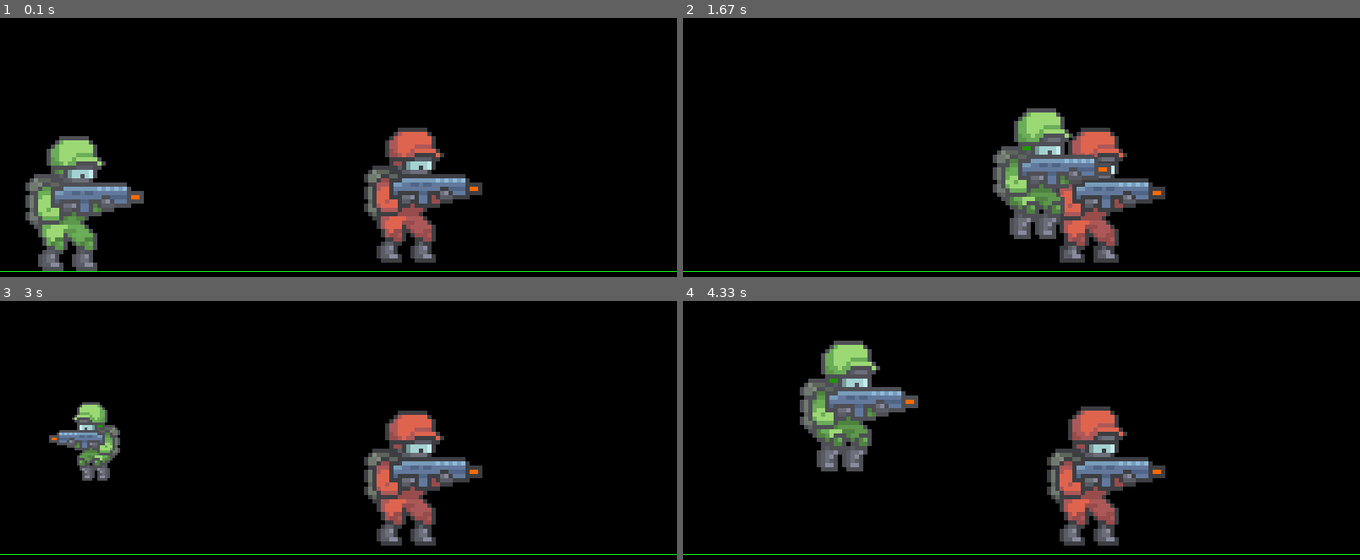
Above: before the commit, frames 1-4 (two rows, left to right).
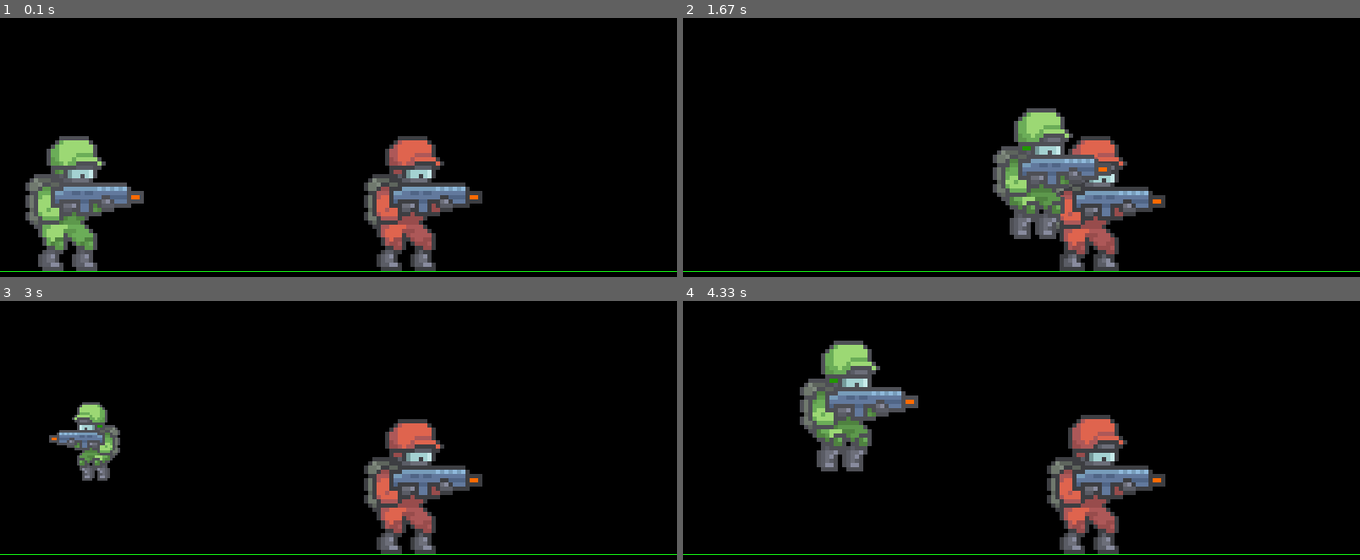
Above: after the commit, the same moments.

Repository: olibark/ALEVEL
Game: pygame game, started from PyGame/PART2ON/main.py
Two runs of this game, one before a commit and one after it. Both use one fixed random seed, a clock stepped at 60 frames per second and the inputs below.
Inputs:
- Up to frame 1 (0.1 s): no input
- Up to frame 2 (1.67 s): tap J at 0.33 s; hold D 0.67-1.13 s; tap Space at 0.73, 1.03, 1.23, 1.53 s; tap Shift at 0.82 s; hold D 1.17-1.63 s; tap Ctrl at 1.32 s
- Up to frame 3 (3 s): hold A 1.67-2.2 s; tap Space at 1.73, 2.03, 2.3, 2.6 s; hold A 2.23-2.63 s; tap Shift at 2.38 s; tap I at 2.67 s
- Up to frame 4 (4.33 s): hold D 3-3.63 s; tap Space at 3.07, 3.37, 3.73, 4.03, 4.23 s; hold A 3.67-4.13 s; tap Shift at 3.82 s; hold D from 4.17 s (still down); tap Ctrl at 4.32 s

The runs differ from the first frame. In frame 1, 4.2% of the frame differs, in the area x 53-72%, y 42-98%; in frame 2, 3.4%; in frame 3, 4.2%; in frame 4, 4.2%, in the area x 53-72%, y 40-98%.

Commit message:
explosions working with damage and animation

Diff:
--- a/PyGame/PART2ON/bullet.py
+++ b/PyGame/PART2ON/bullet.py
@@ -1,5 +1,6 @@
 import pygame
 import constants as c
+import player as pl
 
 class Bullet(pygame.sprite.Sprite):
     def __init__(self, x, y, direction, player):
@@ -19,13 +20,14 @@
 
         if pygame.sprite.spritecollide(player, bulletGroup, False):
             if player.alive:
-
                 player.health -= 20
                 self.kill()
 
-        if pygame.sprite.spritecollide(enemy, bulletGroup, False):
-            if enemy.alive:
-                enemy.health -= 20
-                self.kill()
+        for enemy in pl.enemyGroup:
+            if pygame.sprite.spritecollide(enemy, bulletGroup, False):
+                if enemy.alive:
+                    enemy.health -= 20
+                    self.kill()
+
 #create a group for bullets
 bulletGroup = pygame.sprite.Group()
--- a/PyGame/PART2ON/constants.py
+++ b/PyGame/PART2ON/constants.py
@@ -6,6 +6,9 @@
 GRAVITY = 0.75
 GROUND = 300
 FPS = 60
+TILESIZE = 40
+EXPLOSION_DAMAGE = 50
+WEAPON_COOLDOWN = 0.5 #seconds
 
 running = True
 movingLeft = False
@@ -16,5 +19,5 @@
 shooting = False
 grenading = False
 grenadeThrown = False
-explosionScale = 5
+explosionScale = 6
 explosionSpeed = 7
--- a/PyGame/PART2ON/grenade.py
+++ b/PyGame/PART2ON/grenade.py
@@ -1,5 +1,6 @@
 import pygame, os
 import constants as c
+import player as pl
 
 
 class Grenade(pygame.sprite.Sprite):
@@ -13,7 +14,7 @@
         self.rect.center = (x, y)
         self.direction = direction
 
-    def update(self):
+    def update(self, player):
         self.vel_y += c.GRAVITY  # gravity
         dx = self.speed * self.direction
         dy = self.vel_y
@@ -34,6 +35,16 @@
             self.kill()
             explosion = Explosion(self.rect.x, self.rect.y, c.explosionScale)
             explosionGroup.add(explosion)
+            #do damage to anyone nearby
+            if abs(self.rect.centerx - player.rect.centerx) < c.TILESIZE * 2 and \
+                abs(self.rect.centery - player.rect.centery) < c.TILESIZE * 2:
+                    player.health -= c.EXPLOSION_DAMAGE
+            for enemy in pl.enemyGroup:
+                if abs(self.rect.centerx - enemy.rect.centerx) < c.TILESIZE * 2 and \
+                    abs(self.rect.centery - enemy.rect.centery) < c.TILESIZE * 2:
+                        enemy.health -= c.EXPLOSION_DAMAGE
+
+
 
 class Explosion(pygame.sprite.Sprite):
     def __init__(self, x, y, scale):
--- a/PyGame/PART2ON/init.py
+++ b/PyGame/PART2ON/init.py
@@ -6,8 +6,8 @@
 GREEN = (20, 255, 20)
 
 STATS = {
-    'player': {'x': 100, 'y': 600, 'scale': 5, 'speed': 6, 'ammo': 10, 'grenades': 10},
-    'enemy': {'x': 500, 'y': 200, 'scale': 5, 'speed': 5, 'ammo': 10, 'grenades': 0}
+    'player': {'x': 100, 'y': c.GROUND, 'scale': 5, 'speed': 6, 'ammo': 10, 'grenades': 10},
+    'enemy': {'x': 500, 'y': c.GROUND, 'scale': 5, 'speed': 5, 'ammo': 10, 'grenades': 0}
 }
 
 def Init(stats = None):
@@ -27,6 +27,7 @@
     #(char_type, x, y, scale, speed, ammo, grenades)
     player = pl.Player('player', **stats['player'])
     enemy = pl.Player('enemy', **stats['enemy'])
+    pl.enemyGroup.add(enemy)
 
     drawBG(screen, BACKGROUND)
     return screen, enemy, player, clock
--- a/PyGame/PART2ON/loop.py
+++ b/PyGame/PART2ON/loop.py
@@ -18,7 +18,7 @@
     enemy.update()
     #update and draw groups
     b.bulletGroup.update(player, enemy)
-    g.grenadeGroup.update()
+    g.grenadeGroup.update(player)
     g.explosionGroup.update()
     b.bulletGroup.draw(screen)
     g.grenadeGroup.draw(screen)
@@ -42,7 +42,7 @@
         else:
             player.updateAction(player.IDLE)#0 = idle
         player.move(screen)
-
+    enemy.move(screen)
     for event in pygame.event.get():
 
         if event.type == pygame.QUIT:
--- a/PyGame/PART2ON/player.py
+++ b/PyGame/PART2ON/player.py
@@ -21,7 +21,7 @@
         self.speed = speed
         self.ammo = ammo
         self.start_ammo = ammo
-        self.shotCooldown = 0
+        self.shotCooldown = c.WEAPON_COOLDOWN
         self.grenades = grenades
         self.health = 100
         self.maxHealth = self.health
@@ -49,7 +49,7 @@
 
         self.image = self.animationList[self.action][self.frameIndex]
         self.rect = self.image.get_rect()
-        self.rect.center = (x, y)
+        self.rect.midbottom = (x, y)
 
     def move(self, screen):
         #reset movement variables
@@ -186,3 +186,6 @@
             self.health = 0
             self.speed = 0
             self.updateAction(3) #3 = death
+
+
+enemyGroup = pygame.sprite.Group()
